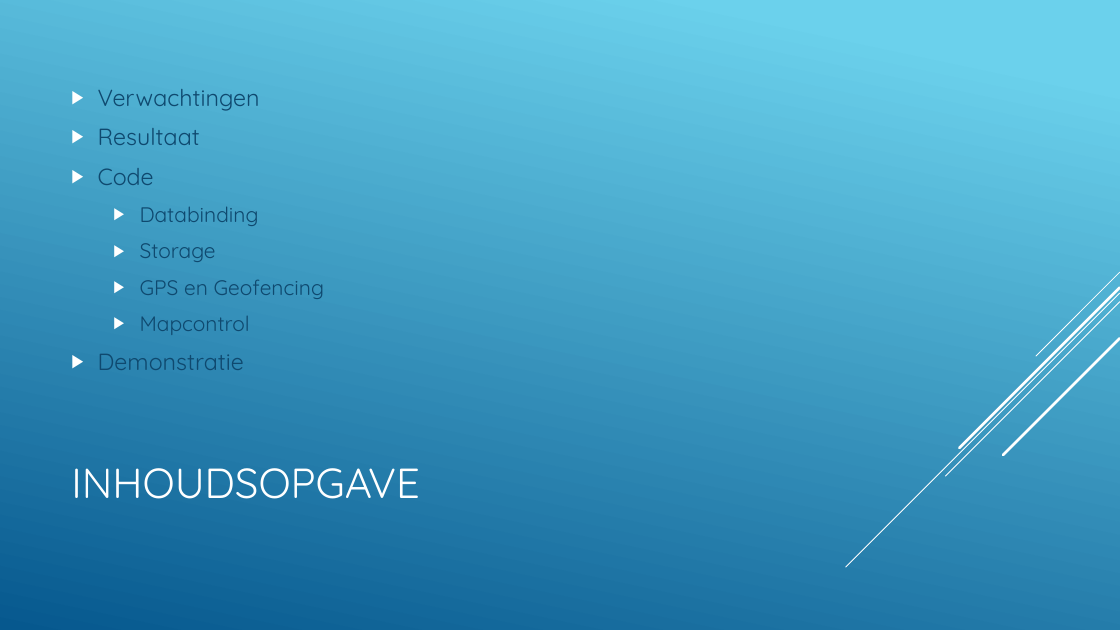
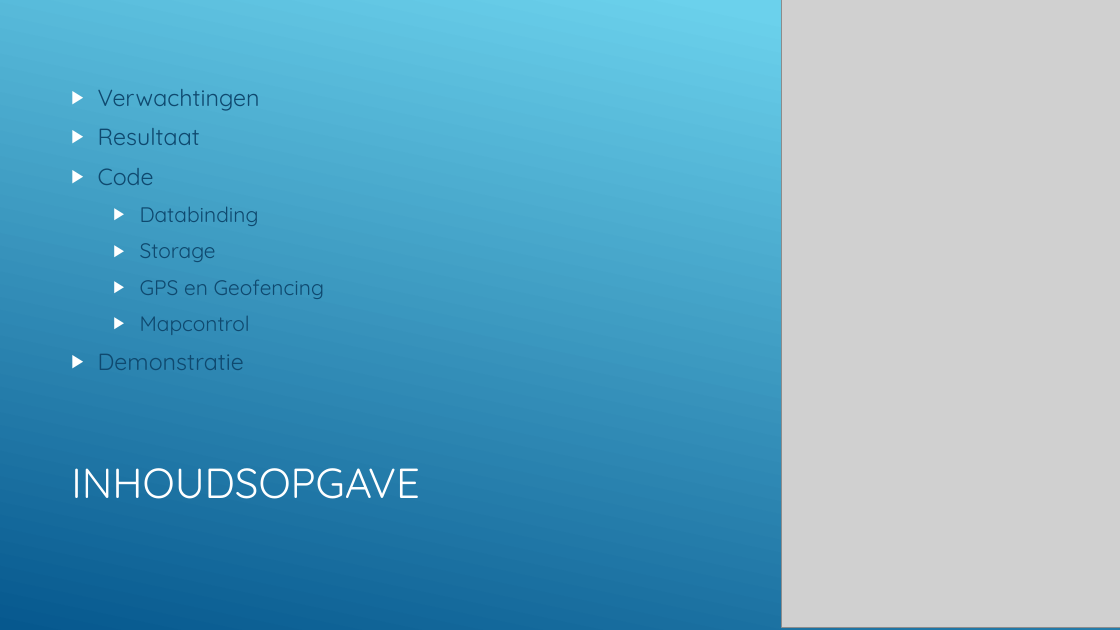
Before and after one commit to rene1997/C-uwp-applicatie-eindopdracht, a slide deck: slide 2 of ipr presentatie.pptx. Drawn at 1120x630 pixels with LibreOffice and Linux fonts; fonts in the diff are those of the drawing; grey boxes stand for pictures. Boxes give left, top, right and bottom in pixels: in the first picture for what was removed or moved away, otherwise in the second. Text is boxed around its words. In the diff, an @@ line names an element or a change of style, - is before the commit and + after.

```diff
--- a/ipr presentatie.pptx
+++ b/ipr presentatie.pptx
@@ picture added at (x1=781, y1=0, x2=1120, y2=628) @@
@@ group removed at (x1=846, y1=272, x2=1120, y2=567): 5 lines @@
```
Also in this commit, not shown: 3 other slides changed, 1 slide added.
